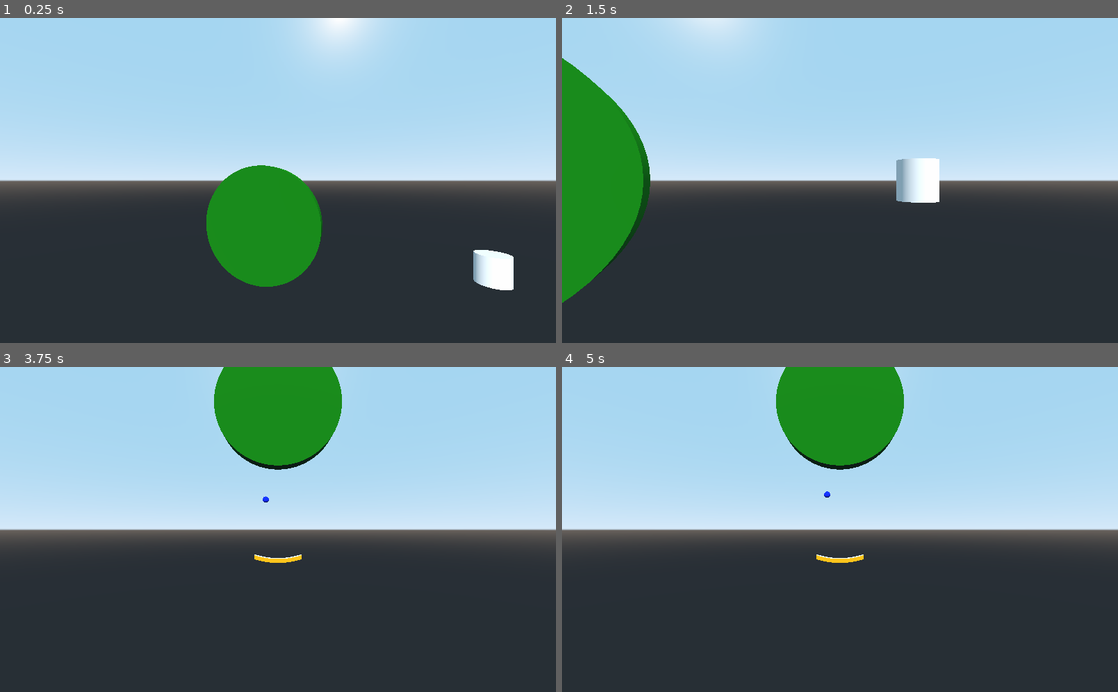
Above: before the commit, frames 1-4 (two rows, left to right).
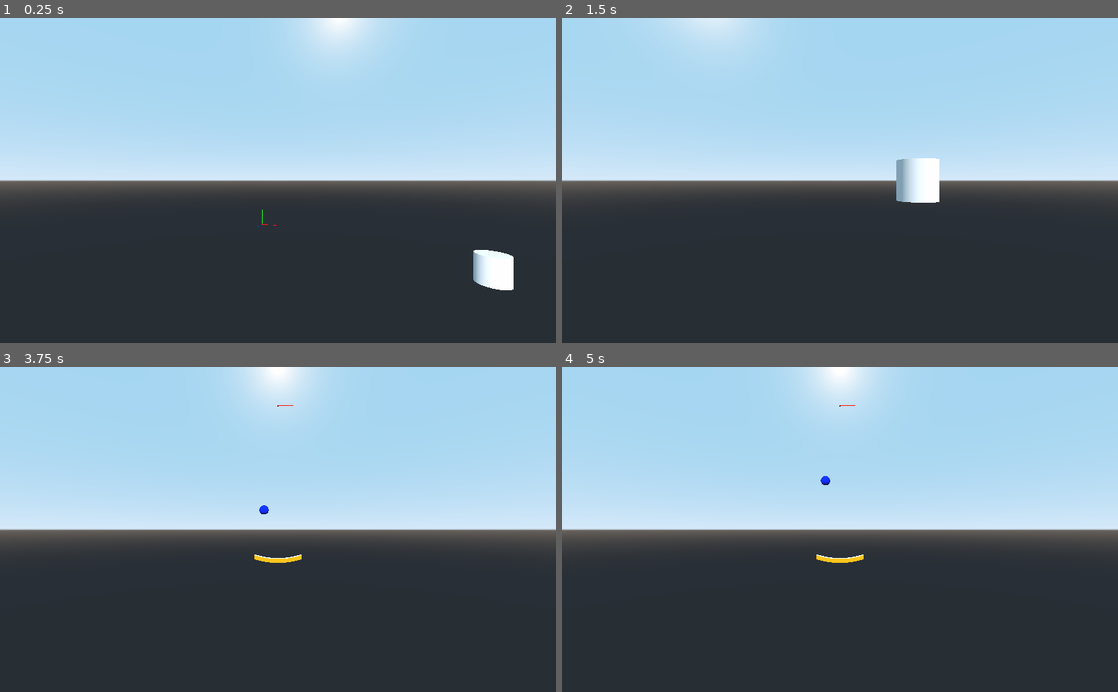
Above: after the commit, the same moments.

Repository: teratron/treaker
Game: Godot game, scene res://src/main/Main.tscn
Two runs of this game, one before a commit and one after it. Both use one fixed random seed, a clock stepped at 60 frames per second and the inputs below.
Inputs (mouse positions are in pixels of both pictures, inside the frame that each line leads up to):
- Up to frame 1 (0.25 s): no input
- Up to frame 2 (1.5 s): tap Enter at 0.5 s; move the mouse to (867, 180) at 0.52 s; press the mouse at (867, 180) at 0.53 s; hold W (move_forward) from 0.53 s (still down); move the mouse to (812, 180) at 1.27 s; release the mouse at (812, 180) at 1.28 s; tap C (toggle_camera) at 1.35 s
- Up to frame 3 (3.75 s): keep holding W (move_forward); tap Space (move_up) at 2, 3.5 s; move the mouse to (289, 523) at 2.02 s; tap Alt (use_ability) at 2.1 s; tap Enter at 2.75 s; move the mouse to (272, 536) at 2.77 s; click (272, 536) at 2.85 s; move the mouse to (316, 532) at 3.52 s; hold C (toggle_camera) from 3.53 s (still down)
- Up to frame 4 (5 s): keep holding W (move_forward); move the mouse to (795, 526) at 4.27 s; release C (toggle_camera) at 4.28 s; tap Alt (use_ability) at 4.35 s

The runs differ from the first frame. In frame 1, 6.1% of the frame differs, in the area x 37-58%, y 45-83%; in frame 2, 8.0%, in the area x 0-16%, y 12-88%; in frame 3, 6.1%; in frame 4, 6.1%.

Commit message:
Direction ball

Diff:
--- a/app/src/player/Ball.gd
+++ b/app/src/player/Ball.gd
@@ -1,9 +1,13 @@
 extends RigidBody
 
 
-export(float, 0, 1000) var speed = 600
+export(float, 0, 2000) var speed  = 600
 
-onready var radius = $MeshInstance.mesh.radius
+var radius = .6 setget set_radius
+
+
+func _ready():
+	set_radius(radius)
 
 
 func _integrate_forces(state):
@@ -18,6 +22,14 @@
 #		state.linear_velocity = state.linear_velocity
 
 
+func set_radius(param):
+	var mesh = $MeshInstance.mesh
+	mesh.radius = param
+	mesh.height = param * 2
+	$CollisionShape.shape.radius = param
+	$Area/CollisionShape.shape.radius = param + .2
+
+
 func start(direction: Vector3) -> void:
 	linear_velocity = direction.normalized() * speed
 
--- a/app/src/player/Paddle.gd
+++ b/app/src/player/Paddle.gd
@@ -5,7 +5,8 @@
 
 
 func set_ball_position(radius: float) -> void:
-	ball_position.transform.origin = Vector3(0, $MeshInstance.mesh.get_aabb().size.y * 0.5 + radius + 0.001, 0)
+	var err_rate = .001 * radius * 2
+	ball_position.transform.origin = Vector3(0, $MeshInstance.mesh.get_aabb().size.y * .5 + radius + err_rate, 0)
 
 
 func _on_Area_area_entered(_area):
--- a/app/src/player/Player.gd
+++ b/app/src/player/Player.gd
@@ -18,14 +18,14 @@
 
 
 func _ready():
-	print(rotor.transform.basis)
+	#prints(rotor.transform)
 	#print(transform)
 	# Раставляем по местам
 	camera.transform.origin = Vector3(0, -radius_camera, distance_camera)
 	paddle.transform.origin = Vector3(0, -radius_paddle, 0)
 	paddle.set_ball_position(ball.radius)
 	ball.transform.origin = paddle.transform.origin + paddle.ball_position.transform.origin
-	print(ball.transform.basis)
+	#print(ball.transform)
 
 
 #func _physics_process(_delta):
@@ -43,11 +43,14 @@
 		var motion = Vector3(Input.get_action_strength("move_right") - Input.get_action_strength("move_left"), 0, 0)
 
 		if motion != Vector3.ZERO:
+			#prints(rotor.transform)
+			#prints(ball.transform)
 			#prints(rotor.transform.basis.y, paddle.ball_position.transform.basis.y)
 			rotor.transform.basis = rotor.transform.basis.rotated(Vector3(0, 0, 1), angular_velocity * delta * motion.x)
-
+			#prints(rotor.transform.basis)
 			if !is_ball_state:
 				ball.transform = paddle.ball_position.transform
+				#ball.transform = -rotor.transform
 
 		if is_center_look:
 			camera.look_at(rotor.transform.origin, Vector3(0, 0, 1))
--- a/app/src/player/Player.tscn
+++ b/app/src/player/Player.tscn
@@ -6,6 +6,7 @@
 [ext_resource path="res://src/state/StateMachine.gd" type="Script" id=4]
 [ext_resource path="res://src/player/Idle.gd" type="Script" id=5]
 [ext_resource path="res://src/player/Air.gd" type="Script" id=6]
+[ext_resource path="res://src/debug/Axis.tscn" type="PackedScene" id=7]
 
 [sub_resource type="SpatialMaterial" id=2]
 albedo_color = Color( 1, 0, 0, 1 )
@@ -29,6 +30,8 @@
 
 [node name="Camera" type="Camera" parent="Rotor" groups=["camera"]]
 
+[node name="Axis" parent="Rotor" instance=ExtResource( 7 )]
+
 [node name="Ball" parent="." instance=ExtResource( 3 )]
 
 [node name="Center" type="MeshInstance" parent="."]
--- a/app/src/world/World.tscn
+++ b/app/src/world/World.tscn
@@ -26,6 +26,7 @@
 [node name="Player" parent="." instance=ExtResource( 2 )]
 
 [node name="Bricks" type="StaticBody" parent="Player"]
+visible = false
 
 [node name="MeshInstance" type="MeshInstance" parent="Player/Bricks"]
 transform = Transform( 1, 0, 0, 0, -4.37114e-08, -1, 0, 1, -4.37114e-08, 0, 0, 0 )
Not shown: 1 places in app/src/player/Player.tscn that only renumber resources
